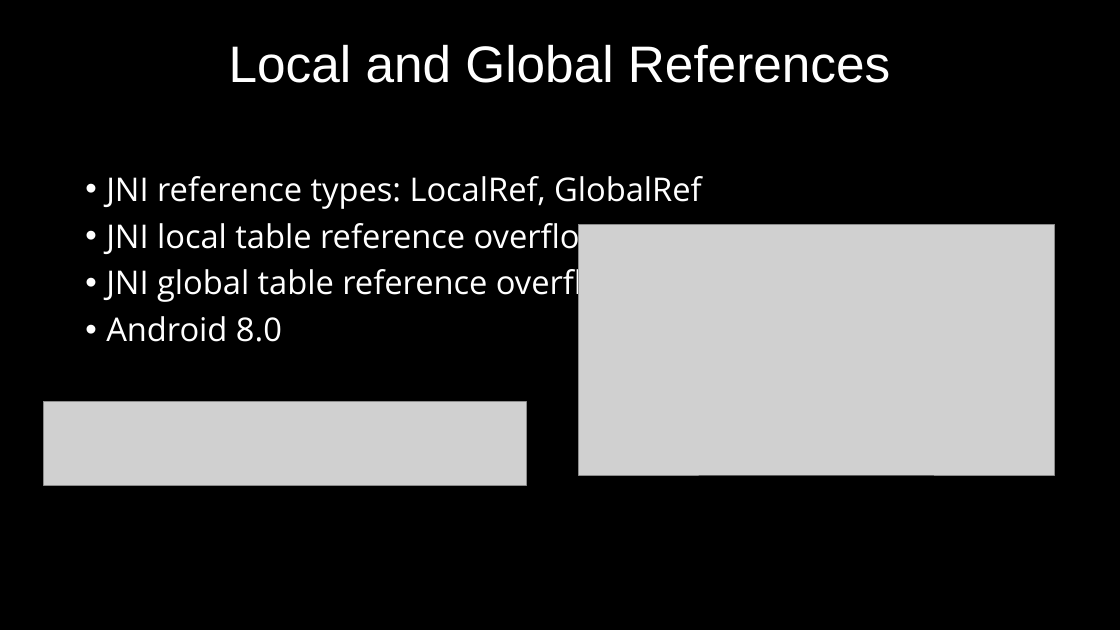
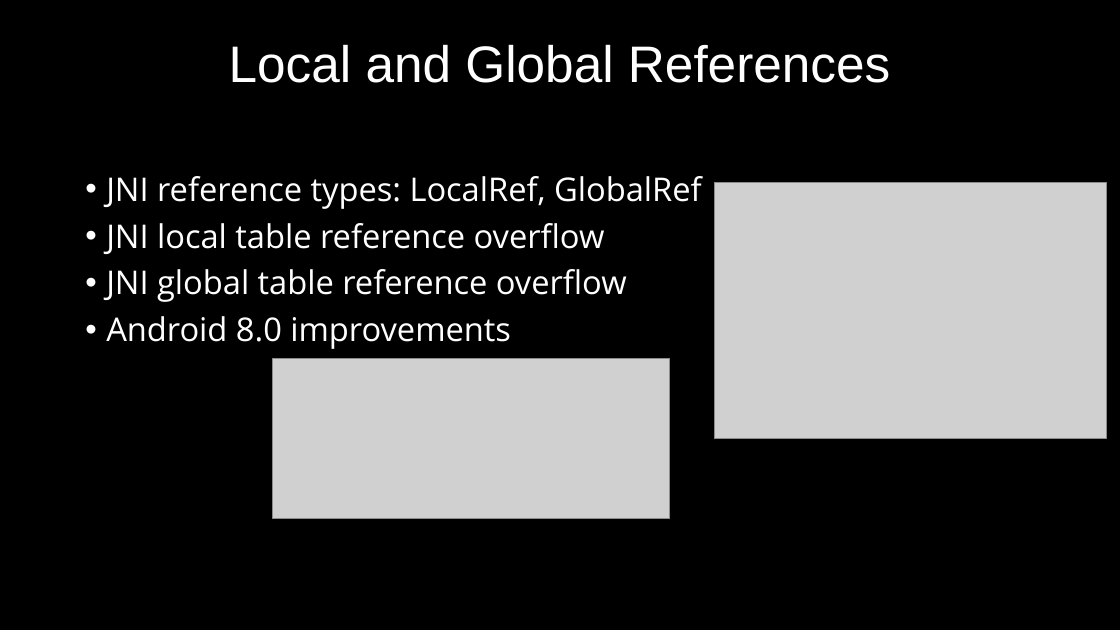
Before and after one commit to 9majka/NDK_presentation, a slide deck: slide 6 of NDK_copy.pptx. Drawn at 1120x630 pixels with LibreOffice and Linux fonts; fonts in the diff are those of the drawing; grey boxes stand for pictures; background and template pictures are left out. Boxes give left, top, right and bottom in pixels: in the first picture for what was removed or moved away, otherwise in the second. Text is boxed around its words. In the diff, an @@ line names an element or a change of style, - is before the commit and + after.

```diff
--- a/NDK_copy.pptx
+++ b/NDK_copy.pptx
@@ picture added at <box>715,182,1107,439</box> @@
@@ picture removed at <box>578,224,1054,476</box> @@
@@ text at <box>106,316,511,349</box>: text changed @@
-• Android 8.0
+• Android 8.0 improvements
@@ picture added at <box>272,359,670,519</box> @@
@@ picture removed at <box>44,402,526,486</box> @@
```
Also in this commit, not shown: 8 other slides changed, 2 slides added, 2 other files.
